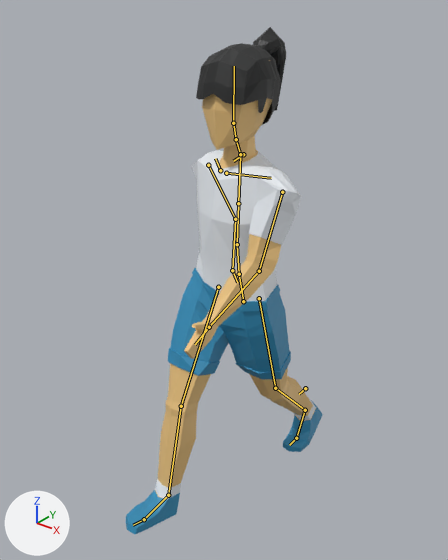
The Blender file Materials/Player.blend as it was, and as the next commit left it.
The view is the same before and after, from a 50 mm camera at (0.826, -1.628, 1.281) aimed at (-0.028, -0.561, 0.62). The axes (+X, +Y, +Z) are drawn at lower left. The lights are the same throughout. The first picture is the older version. Both versions are drawn at frame 16 of the action 'Walk'; the numbers are the values there. The bones that change, and the others that lie on the model, are drawn over the model as lines.

Objects in the first picture: 'Player'.
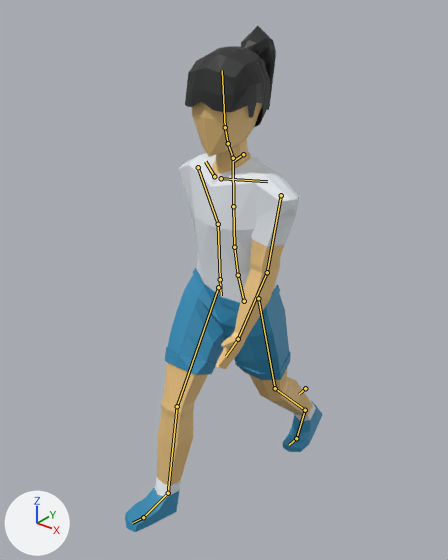
Patch to the scene script:
```diff
--- a/Materials/Player.blend.py
+++ b/Materials/Player.blend.py
@@ bone_torso @@
 bone_torso = bpy.data.objects['rigPlayer'].pose.bones['torso']  # child of 'MCH-torso.parent'
-bone_torso.rotation_quaternion = (1.0, 0.0, 0.0, 0.0)  # degrees (0, 0, 0)
+bone_torso.rotation_quaternion = (0.999, 0.04, 0.0, 0.0)  # degrees (5, 0, 0)
@@ bone_chest @@
 bone_chest = bpy.data.objects['rigPlayer'].pose.bones['chest']  # child of 'torso'
-bone_chest.rotation_quaternion = (0.992, 0.0, 0.0, -0.125)  # degrees (0, 0, -14)
+bone_chest.rotation_quaternion = (0.997, -0.001, 0.004, -0.075)  # degrees (0, 0, -9)
@@ bone_upper_arm_ik_r @@
 bone_upper_arm_ik_r = bpy.data.objects['rigPlayer'].pose.bones['upper_arm_ik.R']  # child of 'MCH-upper_arm_ik_swing.R'
 bone_upper_arm_ik_r.rotation_mode = 'ZXY'
-bone_upper_arm_ik_r.rotation_euler = (0.0, 0.0, 0.0)  # degrees (0, 0, 0)
+bone_upper_arm_ik_r.rotation_euler = (0.0, -0.401, 0.0)  # degrees (0, -23, 0)
@@ bone_hand_ik_l @@
 bone_hand_ik_l = bpy.data.objects['rigPlayer'].pose.bones['hand_ik.L']  # child of 'MCH-hand_ik.parent.L'
-bone_hand_ik_l.location = (-0.306, -0.263, -0.112)
-bone_hand_ik_l.rotation_quaternion = (0.786, 0.3, -0.228, -0.49)  # degrees (44, -4, -65)
+bone_hand_ik_l.location = (-0.306, -0.163, -0.188)
+bone_hand_ik_l.rotation_quaternion = (0.794, 0.14, -0.173, -0.566)  # degrees (25, -7, -72)
@@ bone_hand_ik_r @@
 bone_hand_ik_r = bpy.data.objects['rigPlayer'].pose.bones['hand_ik.R']  # child of 'MCH-hand_ik.parent.R'
-bone_hand_ik_r.location = (0.293, 0.11, -0.187)
-bone_hand_ik_r.rotation_quaternion = (0.848, -0.337, -0.061, 0.405)  # degrees (-39, 10, 48)
+bone_hand_ik_r.location = (0.293, 0.057, -0.195)
+bone_hand_ik_r.rotation_quaternion = (0.877, -0.151, 0.028, 0.456)  # degrees (-14, 11, 54)
@@ bone_foot_spin_ik_r @@
 bone_foot_spin_ik_r = bpy.data.objects['rigPlayer'].pose.bones['foot_spin_ik.R']  # child of 'foot_ik.R'
-bone_foot_spin_ik_r.location = (0.0, 0.0, 0.0)
+bone_foot_spin_ik_r.location = (0.0, 0.0, 0.008)
```

Where the change shows, as pixel boxes (x1, y1, x2, y2) in the pictures (448 x 560 px):
'Player', posed: before (126, 27, 323, 534); after (125, 26, 323, 532)
